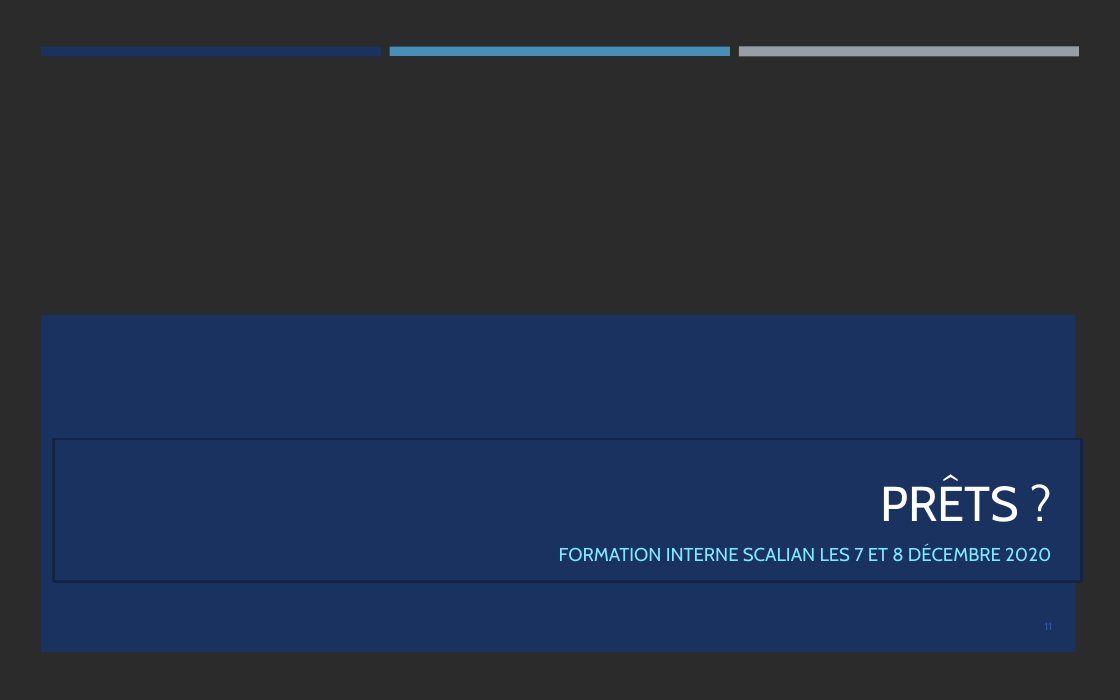
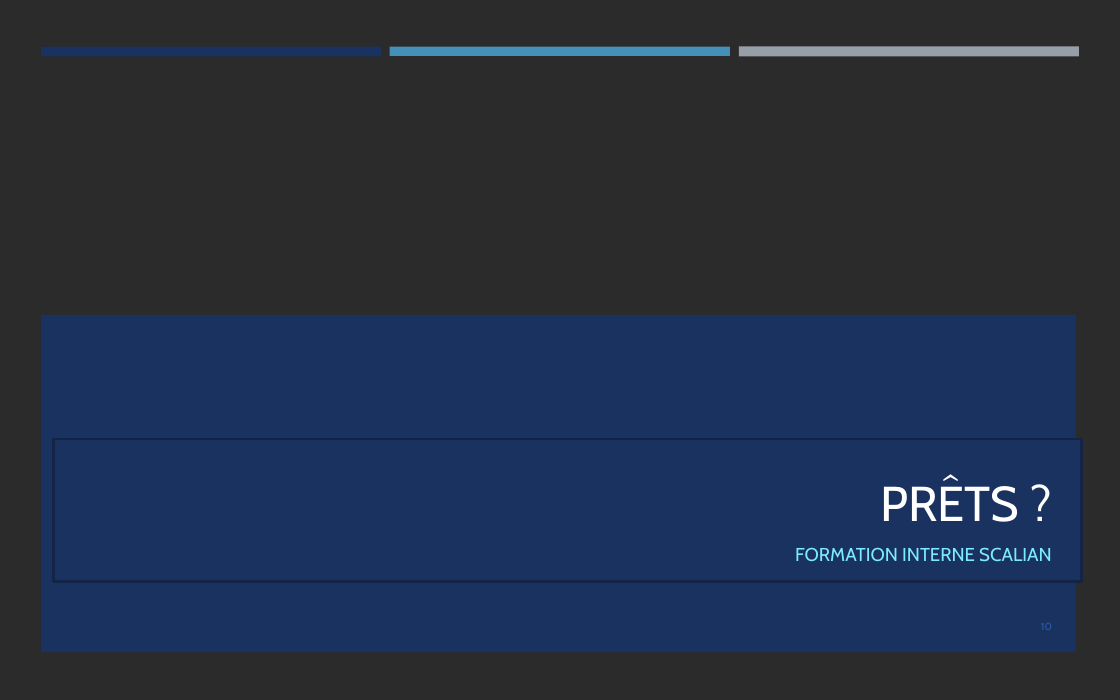
Before and after one commit to franckginguene/hpc_formation_scalian, a slide deck: slide 10 of Diapos/HPC_Intro.pptx (slide 11 before the commit). Drawn at 1120x700 pixels with LibreOffice and Linux fonts; fonts in the diff are those of the drawing; background and template pictures are left out; a plain dark background stands for a picture behind light text. Boxes give left, top, right and bottom in pixels: in the first picture for what was removed or moved away, otherwise in the second. Text is boxed around its words. In the diff, an @@ line names an element or a change of style, - is before the commit and + after.

```diff
--- a/Diapos/HPC_Intro.pptx
+++ b/Diapos/HPC_Intro.pptx
@@ subtitle at bbox=[795, 547, 1052, 562]: text changed @@
-FORMATION INTERNE SCALIAN LES 7 ET 8 DÉCEMBRE 2020
+FORMATION INTERNE SCALIAN
@@ page number at bbox=[1041, 623, 1052, 630]: text changed @@
-11
+10
```
Also in this commit, not shown: 4 other slides changed, 1 slide removed, 3 other files.
